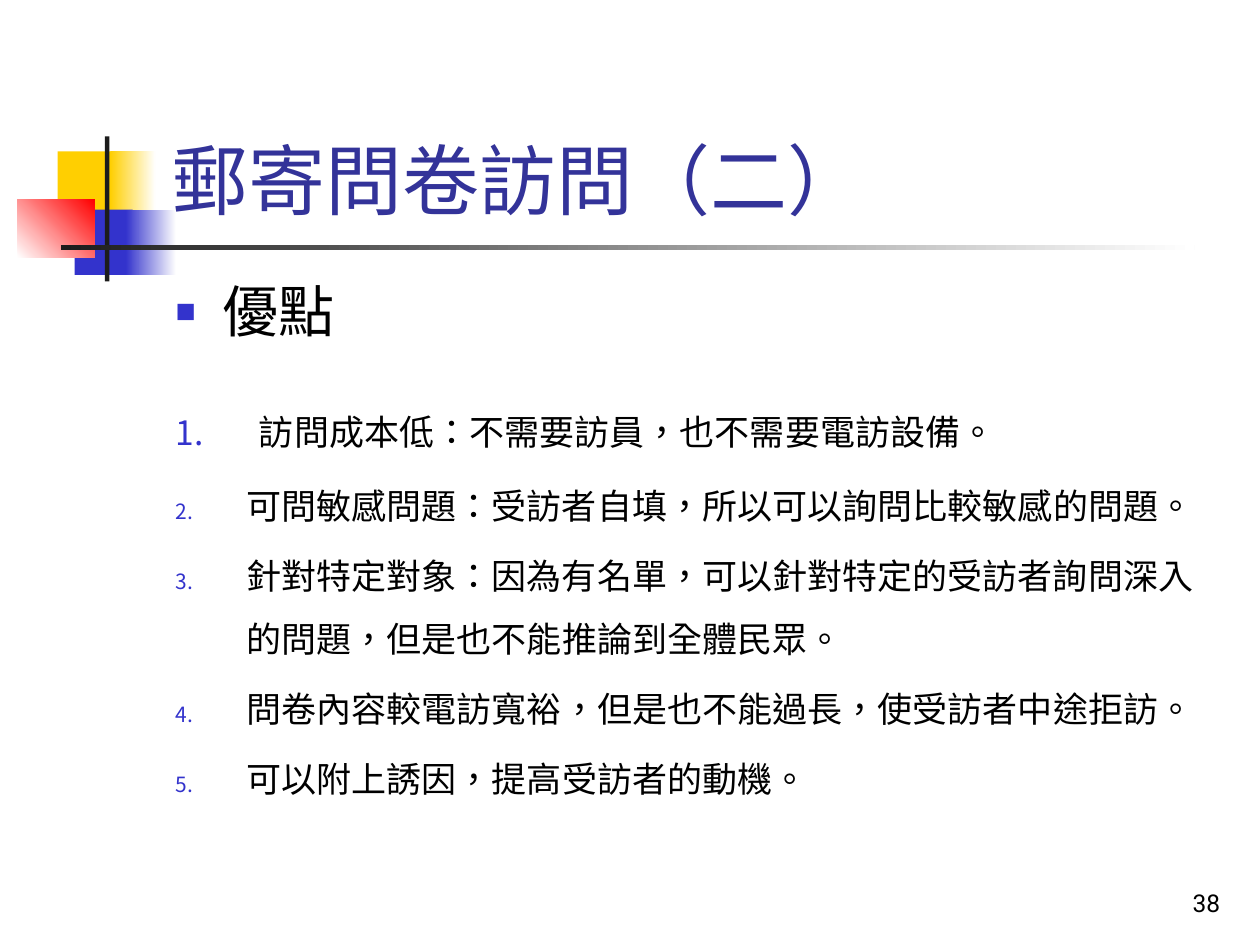
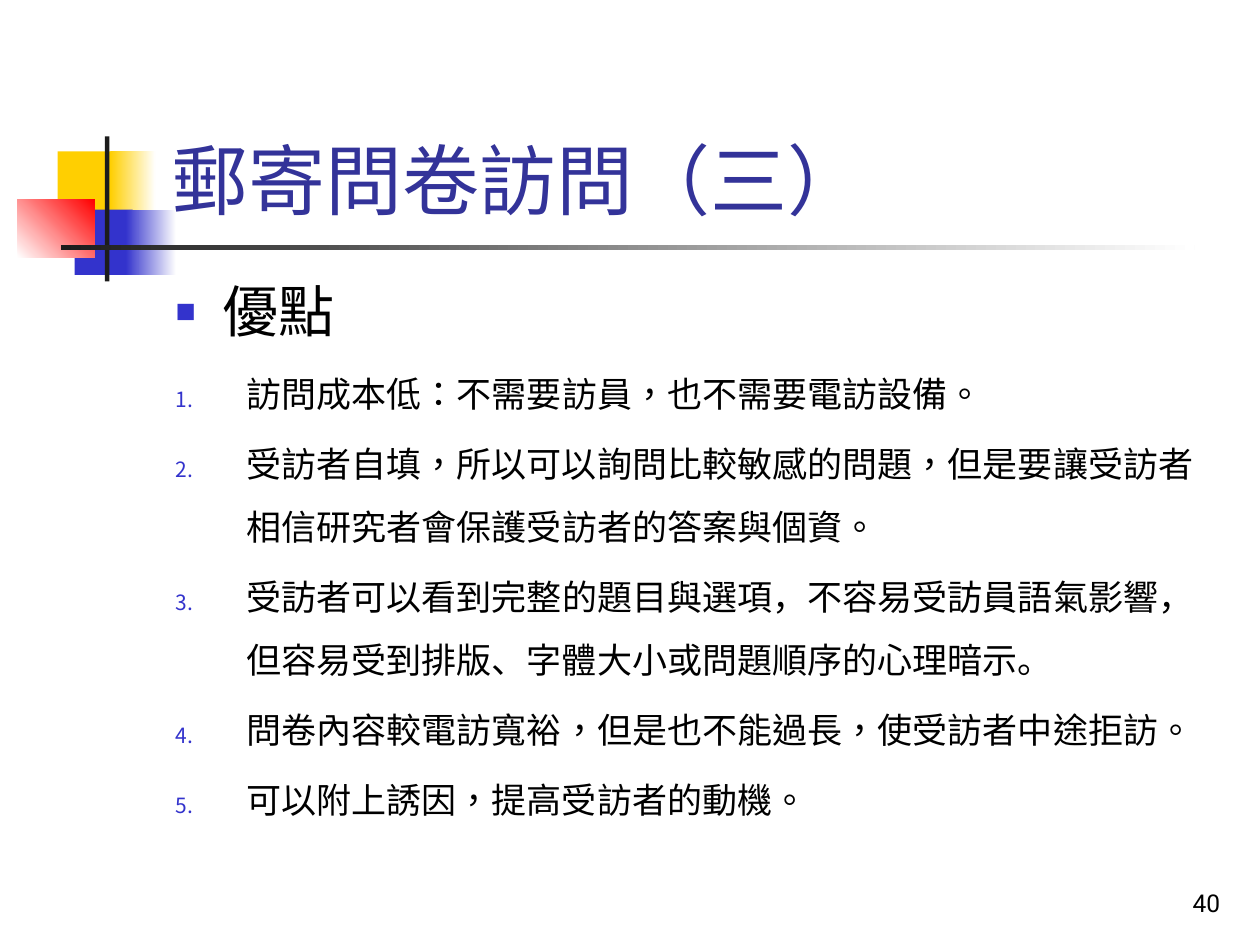
Before and after one commit to TsaiChiahung/PublicOpinion2026, a slide deck: slide 40 of 投影片/民意與調查Week3.pptx (slide 38 before the commit). Drawn at 1260x945 pixels with LibreOffice and Linux fonts; fonts in the diff are those of the drawing. Boxes give left, top, right and bottom in pixels: in the first picture for what was removed or moved away, otherwise in the second. Text is boxed around its words. In the diff, an @@ line names an element or a change of style, - is before the commit and + after.

```diff
--- a/投影片/民意與調查Week3.pptx
+++ b/投影片/民意與調查Week3.pptx
@@ title at (171, 143, 864, 216): text changed @@
-郵寄問卷訪問（二）
+郵寄問卷訪問（三）
@@ text at (246, 447, 1193, 676): text changed @@
-2. 可問敏感問題：受訪者自填，所以可以詢問比較敏感的問題。
-3. 針對特定對象：因為有名單，可以針對特定的受訪者詢問深入的問題，但是也不能推論到全體民眾。
+2. 受訪者自填，所以可以詢問比較敏感的問題，但是要讓受訪者相信研究者會保護受訪者的答案與個資。
+3. 受訪者可以看到完整的題目與選項，不容易受訪員語氣影響，但容易受到排版、字體大小或問題順序的心理暗示。
@@ page number at (1193, 894, 1221, 913): text changed @@
-38
+40
```
Also in this commit, not shown: 8 other slides changed, 3 slides added, 2 slides removed, 1 other file.
